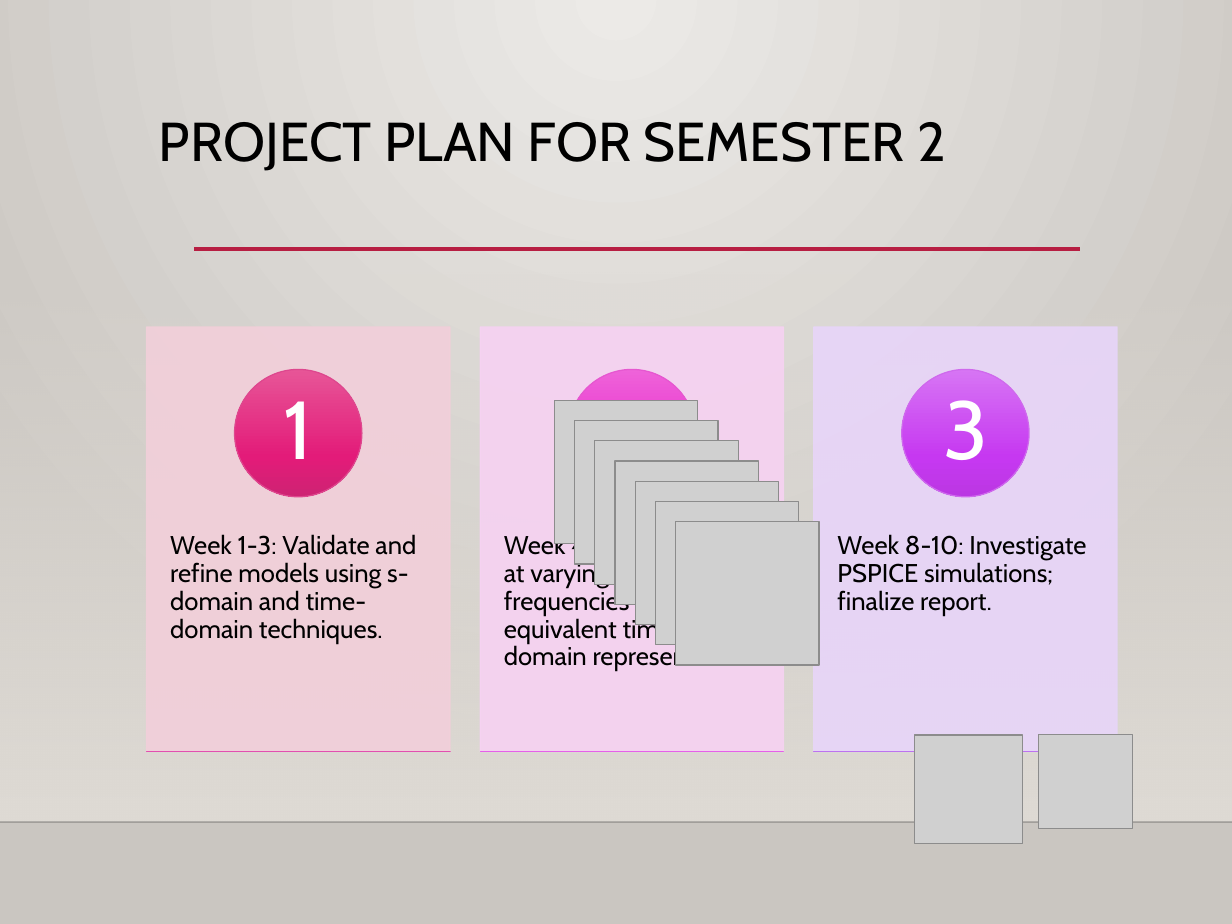
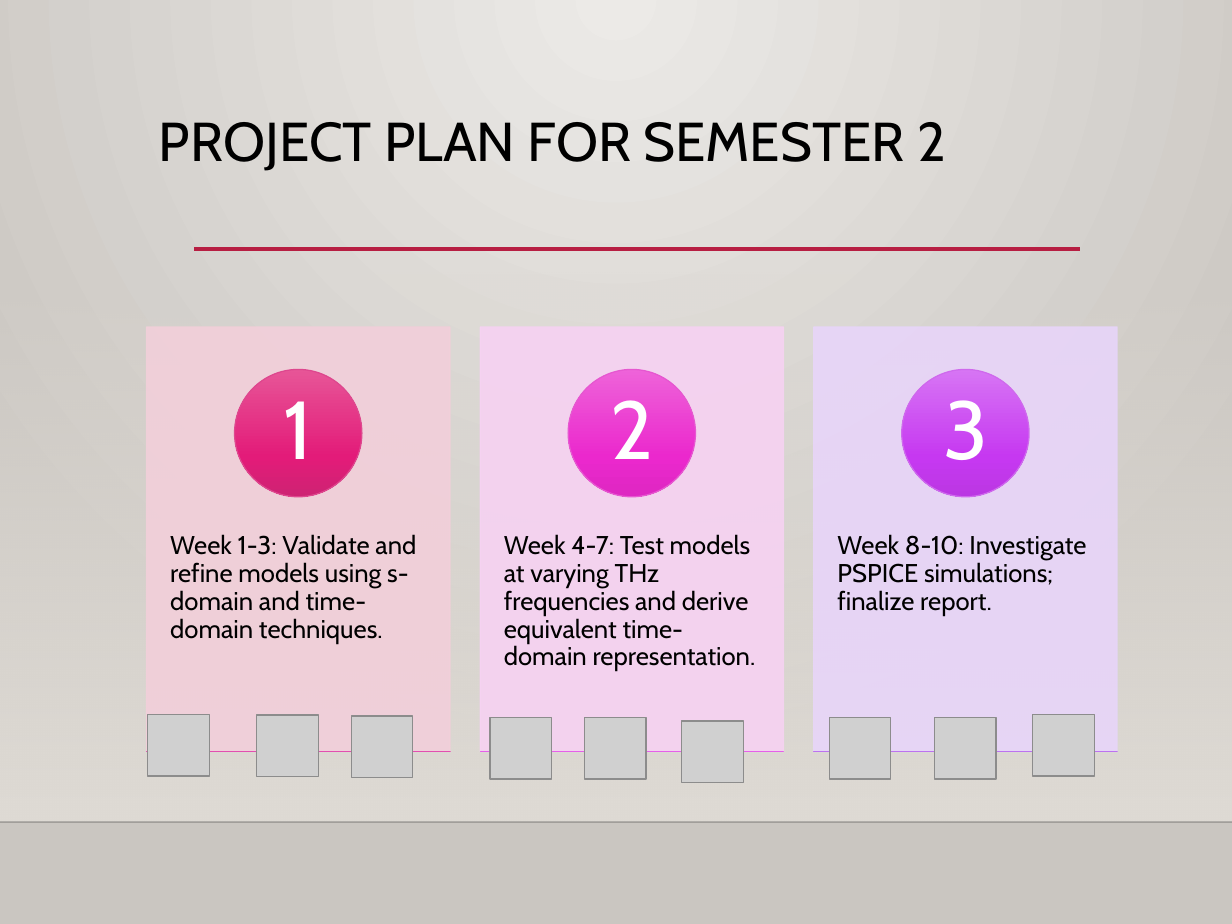
Before and after one commit to mohadmsm/4thyear, a slide deck: slide 6 of 4th/Final_project/status report/MohammedAlshuaili_20106181_Presentation.pptx (slide 5 before the commit). Drawn at 1232x924 pixels with LibreOffice and Linux fonts; fonts in the diff are those of the drawing; grey boxes stand for pictures; background and template pictures are left out. Boxes give left, top, right and bottom in pixels: in the first picture for what was removed or moved away, otherwise in the second. Text is boxed around its words. In the diff, an @@ line names an element or a change of style, - is before the commit and + after.

```diff
--- a/4th/Final_project/status report/MohammedAlshuaili_20106181_Presentation.pptx
+++ b/4th/Final_project/status report/MohammedAlshuaili_20106181_Presentation.pptx
@@ picture removed at (554,400,697,543) @@
@@ picture removed at (574,420,717,563) @@
@@ picture removed at (595,441,738,584) @@
@@ picture removed at (615,461,758,604) @@
@@ picture removed at (636,482,779,625) @@
@@ picture removed at (655,501,798,644) @@
@@ picture removed at (675,521,818,664) @@
@@ picture added at (148,715,209,776) @@
@@ picture added at (256,715,318,776) @@
@@ picture added at (351,716,413,777) @@
@@ picture added at (490,717,552,779) @@
@@ picture added at (584,717,646,779) @@
@@ picture added at (829,717,891,779) @@
@@ picture: place and size @@
-picture at (914,736,1023,844)
+picture at (934,717,995,779)
@@ picture: place and size @@
-picture at (1039,734,1132,828)
+picture at (1032,715,1094,776)
@@ picture added at (681,721,743,782) @@
```
Also in this commit, not shown: 4 other slides changed, 2 other files.
